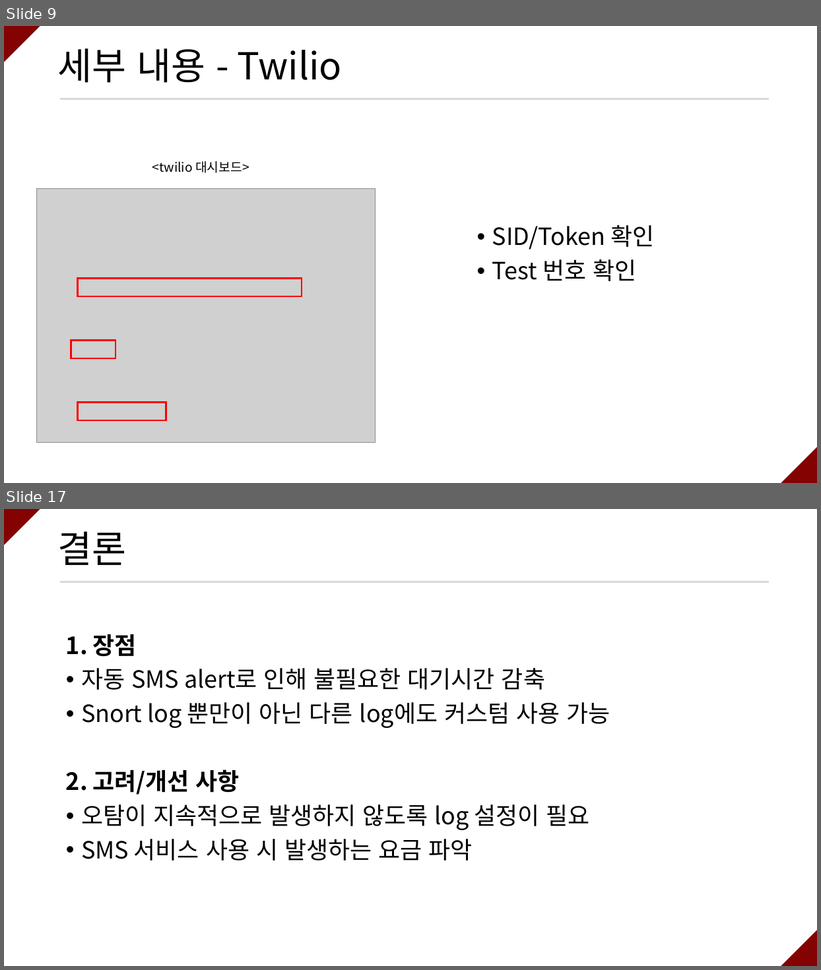
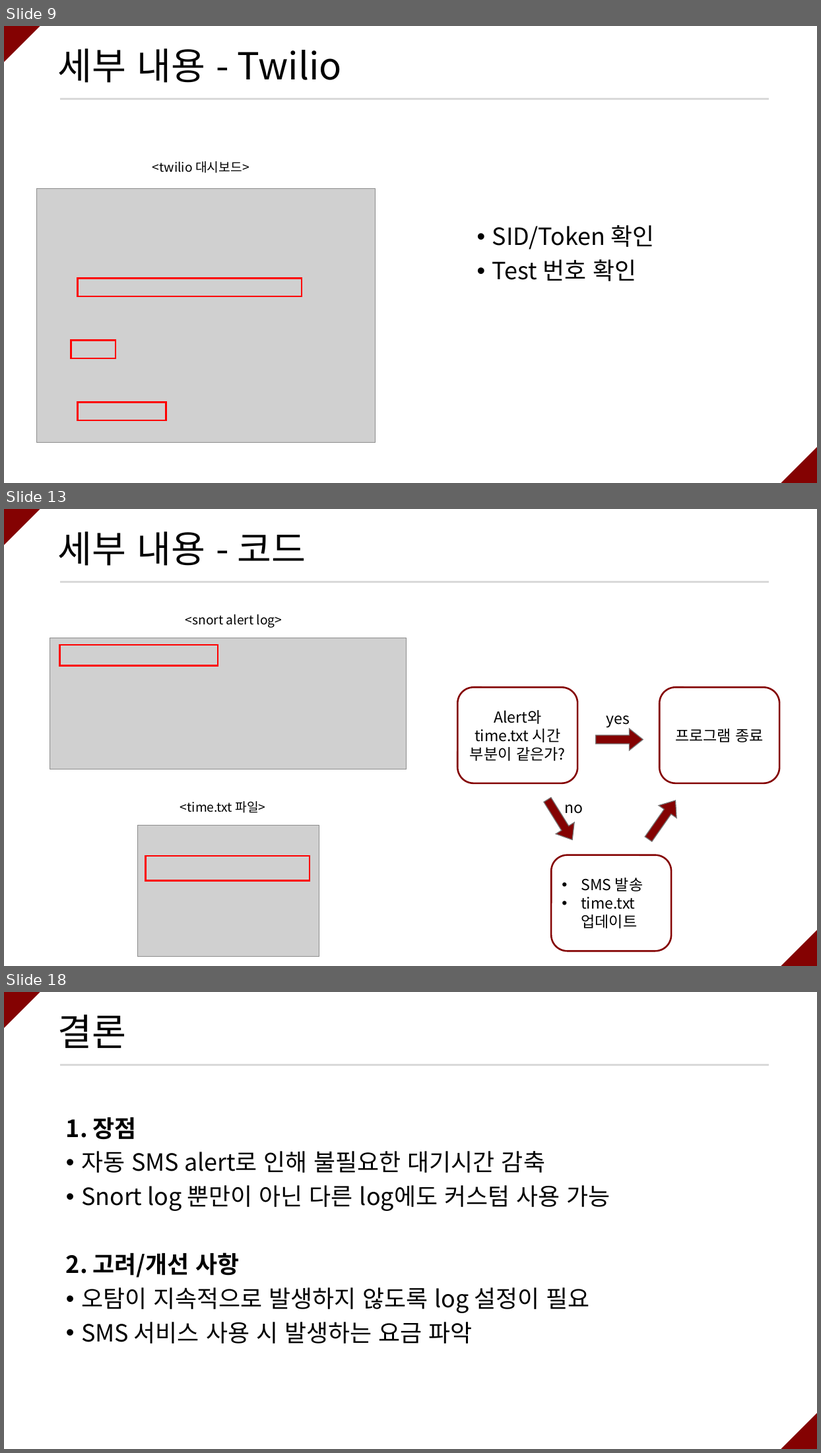
Before and after one commit to ramieeee/self_learning, a slide deck: semi_projects/보안탐지 및 SMS 알람/연람희_보안탐지 및 SMS 알람.pptx. Shown one above the other, each under a label of ours: slides 9 and 17 before the commit, slides 9, 13 and 18 after it; the slides between them are not shown. The pictures are 821x970 and 821x1453 pixels, drawn with LibreOffice and Linux fonts; fonts in the diff are those of the drawing; grey boxes stand for pictures. Boxes give left, top, right and bottom in pixels: in the first picture for what was removed or moved away, otherwise in the second. Text is boxed around its words. In the diff, an @@ line names an element or a change of style, - is before the commit and + after.

Commit message:
Modify SMS alert project ppt file with diagrams

```diff
--- a/semi_projects/보안탐지 및 SMS 알람/연람희_보안탐지 및 SMS 알람.pptx
+++ b/semi_projects/보안탐지 및 SMS 알람/연람희_보안탐지 및 SMS 알람.pptx
@@ slide 13 added at [4,509,817,966], background #FFFFFF @@
@@ triangle added at [4,509,40,545], fill #840202 @@
@@ title added at [58,531,306,566], 44 pt, text #000000 @@
+세부 내용 - 코드
@@ line added from (60, 582) to (770, 582), #D9D9D9 2 pt @@
@@ text added at [186,614,283,628], 15 pt, text #000000 @@
+<snort alert log>
@@ picture added at [50,638,406,770] @@
@@ rectangle added at [59,645,217,666], outline #FF0000 2 pt @@
@@ rounded rectangle added at [458,688,578,784], outline #840202 2 pt, 18 pt, text #000000 @@
+Alert와 time.txt 시간 부분이 같은가?
@@ rounded rectangle added at [660,688,780,784], outline #840202 2 pt, 18 pt, text #000000 @@
+프로그램 종료
@@ text added at [607,716,630,728], 18 pt, text #000000 @@
+yes
@@ right arrow added at [596,729,644,751], fill #840202, outline #767171 1 pt @@
@@ text added at [180,801,265,813], 15 pt, text #000000 @@
+<time.txt 파일>
@@ right arrow added at [539,794,582,846], fill #840202, outline #767171 1 pt @@
@@ text added at [565,805,583,814], 18 pt, text #000000 @@
+no
@@ right arrow added at [640,795,684,846], fill #840202, outline #767171 1 pt @@
@@ picture added at [137,826,319,957] @@
@@ rectangle added at [145,856,310,881], outline #FF0000 2 pt @@
@@ rounded rectangle added at [551,855,671,951], outline #840202 2 pt, 18 pt, text #000000 @@
+• SMS 발송
+• time.txt 업데이트
@@ triangle added at [781,931,817,966], fill #840202 @@
@@ what was slide 17 is now slide 18 @@
```
Also in this commit, not shown: 6 slides changed, 3 other files.
